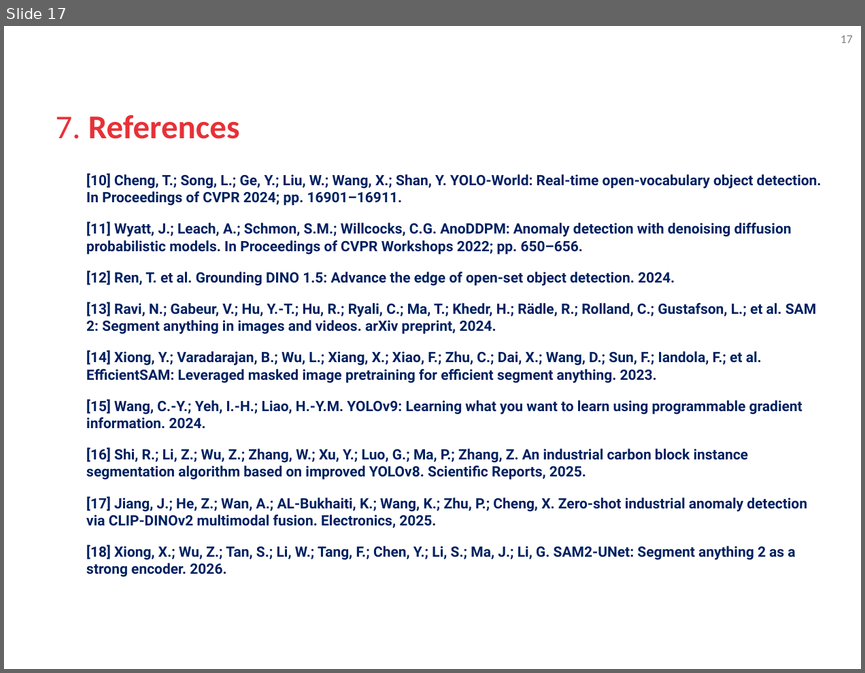
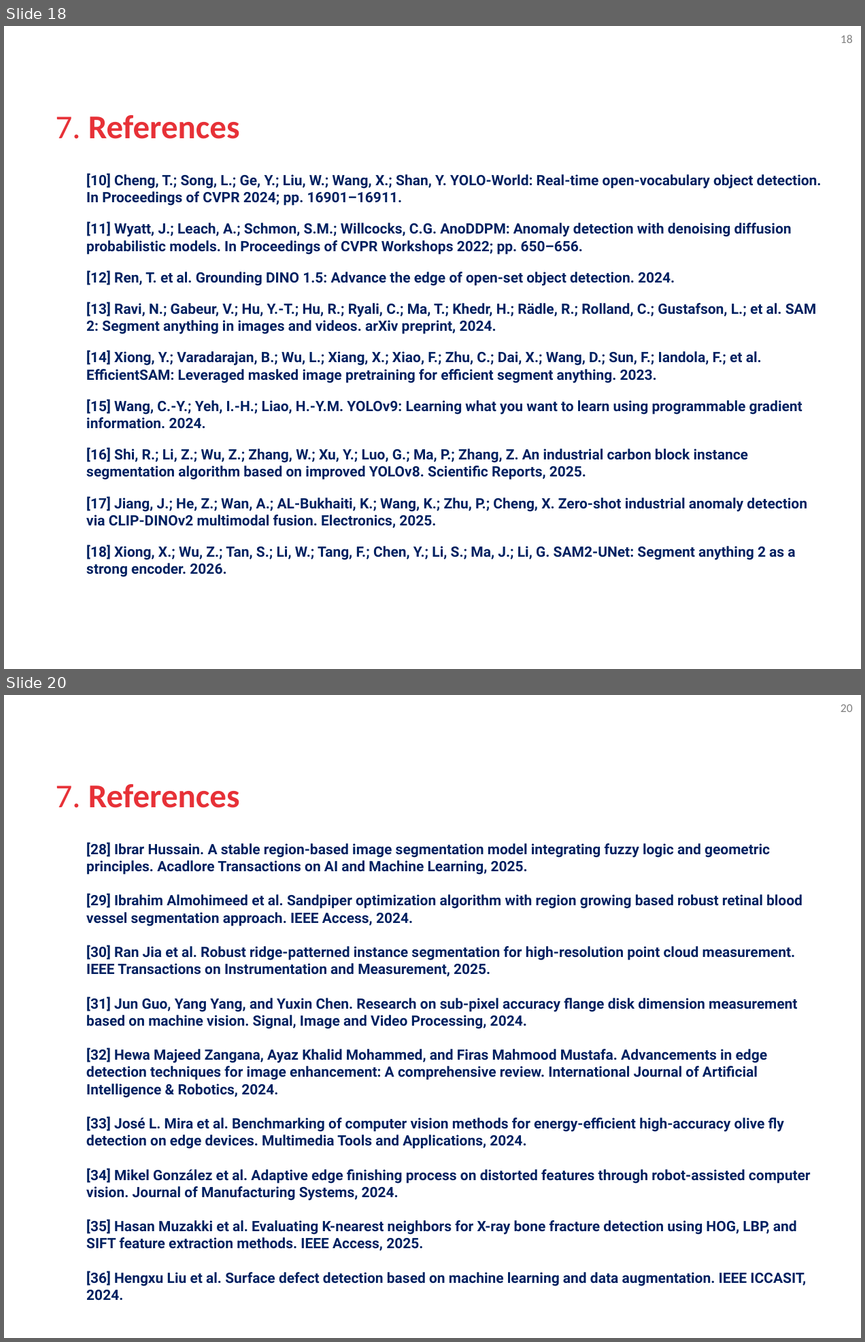
Before and after one commit to blooraayy/VA_RetoMichelin, a slide deck: docs/GIDIA_VA_Course_Project_Presentations.pptx. Shown one above the other, each under a label of ours: slide 17 before the commit, slides 18 and 20 after it; the slides between them are not shown. The pictures are 865x673 and 865x1342 pixels, drawn with LibreOffice and Linux fonts; fonts in the diff are those of the drawing; background and template pictures are left out. Boxes give left, top, right and bottom in pixels: in the first picture for what was removed or moved away, otherwise in the second. Text is boxed around its words. In the diff, an @@ line names an element or a change of style, - is before the commit and + after.

```diff
--- a/docs/GIDIA_VA_Course_Project_Presentations.pptx
+++ b/docs/GIDIA_VA_Course_Project_Presentations.pptx
@@ slide 20 added at (4,695,861,1338), background #FFFFFF; not listed: 1 template element that a slide beside it also shows @@
@@ title added at (56,784,240,808), 28 pt, text #E73137, bold @@
+7. References
@@ text added at (86,842,810,1251), 12 pt, text #002060, bold @@
+[28] Ibrar Hussain. A stable region-based image segmentation model integrating fuzzy logic and geometric principles. Acadlore Transactions on AI and Machine Learning, 2025.
+[29] Ibrahim Almohimeed et al. Sandpiper optimization algorithm with region growing based robust retinal blood vessel segmentation approach. IEEE Access, 2024.
+[30] Ran Jia et al. Robust ridge-patterned instance segmentation for high-resolution point cloud measurement. IEEE Transactions on Instrumentation and Measurement, 2025.
+[31] Jun Guo, Yang Yang, and Yuxin Chen. Research on sub-pixel accuracy flange disk dimension measurement based on machine vision. Signal, Image and Video Processing, 2024.
+[32] Hewa Majeed Zangana, Ayaz Khalid Mohammed, and Firas Mahmood Mustafa. Advancements in edge detection techniques for image enhancement: A comprehensive review. International Journal of Artificial Intelligence & Robotics, 2024.
+[33] José L. Mira et al. Benchmarking of computer vision methods for energy-efficient high-accuracy olive fly detection on edge devices. Multimedia Tools and Applications, 2024.
+[34] Mikel González et al. Adaptive edge finishing process on distorted features through robot-assisted computer vision. Journal of Manufacturing Systems, 2024.
+[35] Hasan Muzakki et al. Evaluating K-nearest neighbors for X-ray bone fracture detection using HOG, LBP, and SIFT feature extraction methods. IEEE Access, 2025.
+[36] Hengxu Liu et al. Surface defect detection based on machine learning and data augmentation. IEEE ICCASIT, 2024.
@@ what was slide 17 is now slide 18 @@
@@ page number at (840,35,853,43): text changed @@
-17
+18
```
Also in this commit, not shown: 1 slide changed, 4 other slides added, 1 slide removed, 22 other files.
